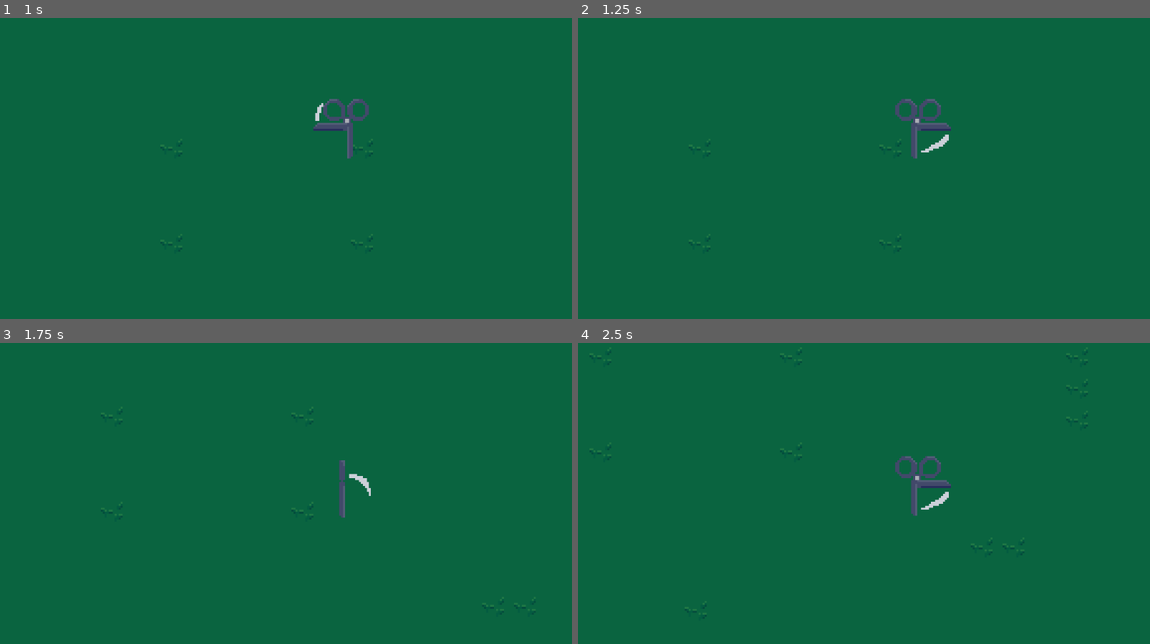
Above: before the commit, frames 1-4 (two rows, left to right).
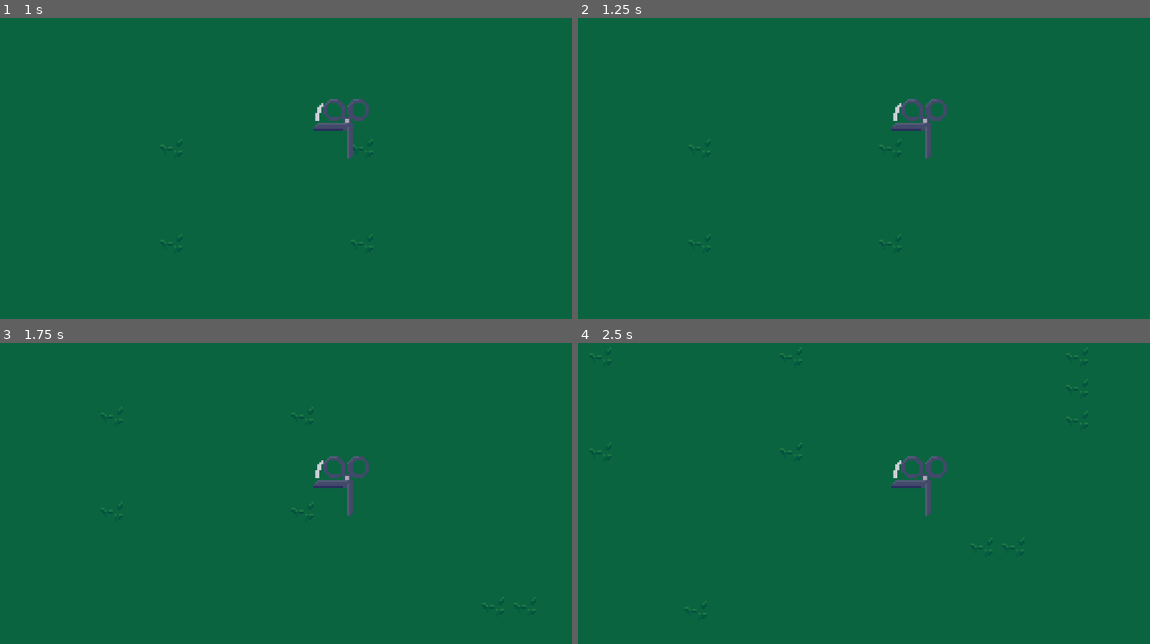
Above: after the commit, the same moments.

Repository: dat1010/walkingasscissors
Game: Godot game, scene res://scenes/game.tscn
The game is run twice, just before and just after one commit, with the same random seed, the same clock (stepped at 60 frames per second) and the same inputs.
Inputs:
- Up to frame 1 (1 s): hold Right (ui_right) from 0.53 s (still down); tap E (attack) at 0.6 s
- Up to frame 2 (1.25 s): keep holding Right (ui_right)
- Up to frame 3 (1.75 s): release Right (ui_right) at 1.28 s; hold Down (ui_down) from 1.28 s (still down); tap E (attack) at 1.35 s
- Up to frame 4 (2.5 s): release Down (ui_down) at 2.03 s; hold Right (ui_right) from 2.03 s (still down); tap E (attack) at 2.1 s

Frame 1 is identical in both runs. In frame 2, 0.9% of the frame differs, in the area x 54-66%, y 26-47%; in frame 3, 0.7%; in frame 4, 0.9%.

Commit message:
fixed attack bug

Diff:
--- a/scenes/player.tscn
+++ b/scenes/player.tscn
@@ -49,7 +49,7 @@
 "duration": 1.0,
 "texture": SubResource("AtlasTexture_rlxp8")
 }],
-"loop": true,
+"loop": false,
 "name": &"attack",
 "speed": 12.0
 }, {
@@ -78,9 +78,7 @@
 [node name="AnimatedSprite2D" type="AnimatedSprite2D" parent="."]
 position = Vector2(0, -16)
 sprite_frames = SubResource("SpriteFrames_xr1u0")
-animation = &"attack"
 autoplay = "default"
-frame_progress = 0.284382
 
 [node name="CollisionShape2D" type="CollisionShape2D" parent="."]
 position = Vector2(0, -18)
